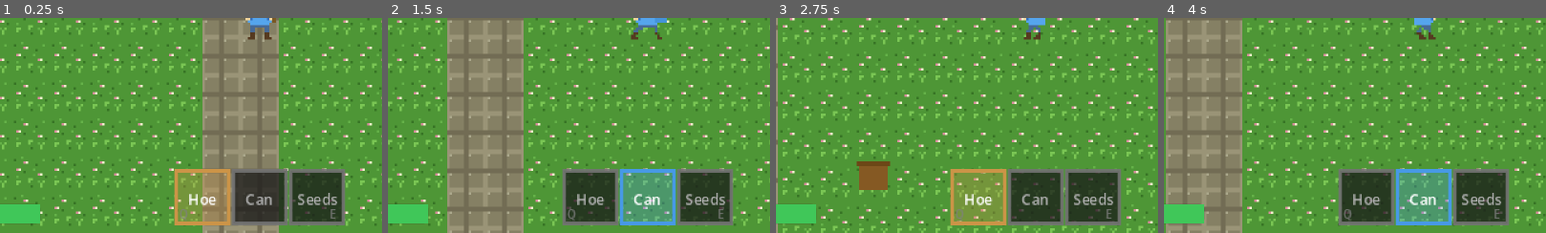
Above: before the commit, frames 1-4 (left to right).
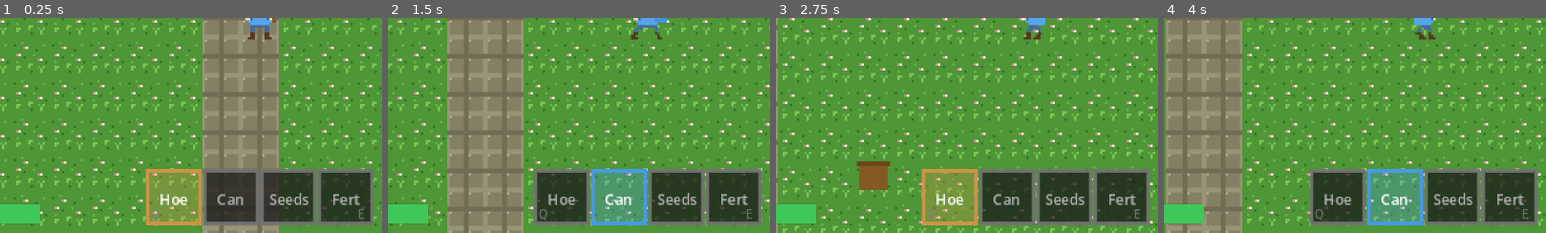
Above: after the commit, the same moments.

Repository: vito-mish/the-merry-fields
Game: Godot game, scene res://scenes/maps/farm.tscn
Two runs of this game, one before a commit and one after it. Both use one fixed random seed, a clock stepped at 60 frames per second and the inputs below.
Inputs:
- Up to frame 1 (0.25 s): no input
- Up to frame 2 (1.5 s): tap Enter at 0.5 s; hold D (move_right) 0.53-1.28 s; hold Z (action) 0.53-1.28 s; hold S (move_down) from 1.28 s (still down); tap E (tool_next) at 1.35 s
- Up to frame 3 (2.75 s): release S (move_down) at 2.03 s; hold D (move_right) from 2.03 s (still down); tap Q (tool_prev) at 2.1 s
- Up to frame 4 (4 s): release D (move_right) at 2.78 s; hold W (move_up) 2.78-3.53 s; tap Z (action) at 2.85 s; hold A (move_left) from 3.53 s (still down); tap E (tool_next) at 3.6 s
The pictures show only the part of the screen within x 16-66%, y 50-100%; the shares and areas given below are measured in that part.

The runs differ from the first frame. In frame 1, 8.9% of the frame differs, in the area x 38-98%, y 70-97%; in frame 2, 10%; in frame 3, 8.9%; in frame 4, 10%.

Commit message:
feat: S04-T04 施肥系統 + 雨雪自動澆水 + 收成保留土壤
- 新增肥料工具（體力 -3）：翻土/澆水/種植格皆可施肥，每格限一次
- 施肥視覺：整格半透明棕色疊層 + 5 個肥料顆粒小點
- 施肥後收成品質升為 good，多次收成後施肥效果重置
- 雨天/雪天翻土直接變澆水狀態
- 換日時若為雨/雪天，所有翻土格與種植格自動澆水
- 收成後土壤保留翻土/澆水狀態，不退回原始泥土

Co-Authored-By: Claude Sonnet 4.6 <noreply@anthropic.com>

Diff:
--- a/scripts/characters/player.gd
+++ b/scripts/characters/player.gd
@@ -5,7 +5,7 @@
 
 # ── 工具 ─────────────────────────────────────────────────────────────────
 ## 可用工具清單
-const TOOLS : Array[String] = ["hoe", "watering_can", "seeds"]
+const TOOLS : Array[String] = ["hoe", "watering_can", "seeds", "fertilizer"]
 ## 目前選擇的工具索引
 var tool_index : int    = 0
 var current_tool: String:
@@ -85,6 +85,13 @@
 			if state == "tilled" or state == "watered":
 				if consume_stamina(cost):
 					farm_grid.plant(tile_pos, seed_crop_id)
+
+		"fertilizer":
+			var state : String = farm_grid.get_tile_state(tile_pos)
+			if state == "tilled" or state == "watered" or state == "planted":
+				if not farm_grid.is_fertilized(tile_pos):
+					if consume_stamina(cost):
+						farm_grid.fertilize(tile_pos)
 
 	# 成熟作物隨時可收成（不限工具）
 	if farm_grid.is_mature(tile_pos):
--- a/scripts/config/game_config.gd
+++ b/scripts/config/game_config.gd
@@ -20,6 +20,7 @@
 	"hoe": 4.0,
 	"watering_can": 2.0,
 	"seeds": 1.0,
+	"fertilizer": 3.0,
 }
 
 # ── 懲罰 ─────────────────────────────────────────────────────────────────
--- a/scripts/farm/farm_grid.gd
+++ b/scripts/farm/farm_grid.gd
@@ -1,5 +1,5 @@
-## FarmGrid — 農地 Tile 狀態管理 (S04-T01~T08)
-## 掛在 Farm 場景下，管理每塊農地的翻土/澆水/播種/生長/收成
+## FarmGrid — 農地 Tile 狀態管理 (S04-T01~T08, T04)
+## 掛在 Farm 場景下，管理每塊農地的翻土/澆水/播種/施肥/生長/收成
 extends Node
 
 # ── 常數 ─────────────────────────────────────────────────────────────────
@@ -29,6 +29,10 @@
 # key: Vector2i, value: Node2D
 var _crop_nodes: Dictionary = {}
 
+# 施肥視覺節點
+# key: Vector2i, value: Node2D
+var _fertilized_nodes: Dictionary = {}
+
 @onready var _tile_map : TileMap = get_parent().get_node("TileMap")
 @onready var _ysort    : Node2D  = get_parent().get_node("YSort")
 
@@ -44,15 +48,20 @@
 
 # ── 公開 API ─────────────────────────────────────────────────────────────
 
-## 翻土（鋤頭）：DIRT → TILLED
+## 翻土（鋤頭）：DIRT → TILLED（雨天直接 WATERED）
 func till(tile_pos: Vector2i) -> bool:
 	if not _is_farmable(tile_pos):
 		return false
 	var atlas := _tile_map.get_cell_atlas_coords(LAYER, tile_pos)
 	if atlas != T_DIRT:
 		return false
-	_tile_map.set_cell(LAYER, tile_pos, SOURCE_ID, T_TILLED)
-	_tiles[tile_pos] = { "state": "tilled", "watered_today": false }
+	if WeatherManager.is_raining() or WeatherManager.is_snowing():
+		# 雨天/雪天翻土：直接變澆水狀態（S04-T10 部分實作）
+		_tile_map.set_cell(LAYER, tile_pos, SOURCE_ID, T_WATERED)
+		_tiles[tile_pos] = { "state": "watered", "watered_today": true }
+	else:
+		_tile_map.set_cell(LAYER, tile_pos, SOURCE_ID, T_TILLED)
+		_tiles[tile_pos] = { "state": "tilled", "watered_today": false }
 	return true
 
 
@@ -74,6 +83,28 @@
 	return false
 
 
+## 施肥（肥料）：在 TILLED / WATERED / PLANTED 格施肥，每格只能施一次
+func fertilize(tile_pos: Vector2i) -> bool:
+	if not _tiles.has(tile_pos):
+		return false
+	var t : Dictionary = _tiles[tile_pos]
+	var state : String = t["state"]
+	if state != "tilled" and state != "watered" and state != "planted":
+		return false
+	if t.get("fertilized", false):
+		return false   # 已施過肥，不重複
+	t["fertilized"] = true
+	_spawn_fertilized_visual(tile_pos)
+	return true
+
+
+## 查詢某格是否已施肥
+func is_fertilized(tile_pos: Vector2i) -> bool:
+	if not _tiles.has(tile_pos):
+		return false
+	return _tiles[tile_pos].get("fertilized", false)
+
+
 ## 播種：TILLED / WATERED → PLANTED
 func plant(tile_pos: Vector2i, crop_id: String) -> bool:
 	if not _crop_db.has(crop_id):
@@ -119,14 +150,23 @@
 		t["growth_stage"] = 0
 		t["day_planted"]  = TimeManager.day
 		t["days_watered"] = 0
+		# 多次收成後施肥效果消失（下次需重新施肥）
+		t["fertilized"] = false
+		_clear_fertilized_visual(tile_pos)
 		_update_crop_visual(tile_pos)
 	else:
-		# 清除
-		_tiles.erase(tile_pos)
+		# 移除作物，土壤保留翻土/澆水狀態（不退回原始泥土）
+		_clear_fertilized_visual(tile_pos)
 		if _crop_nodes.has(tile_pos):
 			_crop_nodes[tile_pos].queue_free()
 			_crop_nodes.erase(tile_pos)
-		_tile_map.set_cell(LAYER, tile_pos, SOURCE_ID, T_DIRT)
+		var was_watered : bool = t.get("watered_today", false)
+		if was_watered:
+			_tiles[tile_pos] = { "state": "watered", "watered_today": true }
+			_tile_map.set_cell(LAYER, tile_pos, SOURCE_ID, T_WATERED)
+		else:
+			_tiles[tile_pos] = { "state": "tilled", "watered_today": false }
+			_tile_map.set_cell(LAYER, tile_pos, SOURCE_ID, T_TILLED)
 	return true
 
 
@@ -196,6 +236,20 @@
 	for pos in to_kill:
 		_kill_crop(pos)
 
+	# 雨天 / 雪天：新的一天開始自動澆水所有耕地（S04-T10）
+	if WeatherManager.is_raining() or WeatherManager.is_snowing():
+		for pos : Vector2i in _tiles.keys():
+			var t : Dictionary = _tiles[pos]
+			if t["state"] == "tilled":
+				t["state"] = "watered"
+				t["watered_today"] = true
+				_tile_map.set_cell(LAYER, pos, SOURCE_ID, T_WATERED)
+			elif t["state"] == "planted":
+				var data : Dictionary = _crop_db[t["crop_id"]]
+				if t["growth_stage"] < _total_stages(data):
+					t["watered_today"] = true
+					_tile_map.set_cell(LAYER, pos, SOURCE_ID, T_WATERED)
+
 
 # ── 視覺 ─────────────────────────────────────────────────────────────────
 
@@ -271,7 +325,47 @@
 	return arr
 
 
+## 施肥視覺：整格半透明棕色疊層 + 散布的肥料顆粒小點
+func _spawn_fertilized_visual(tile_pos: Vector2i) -> void:
+	_clear_fertilized_visual(tile_pos)
+	var node := Node2D.new()
+	# tile 左上角為原點，整格 16×16
+	node.position = Vector2(tile_pos.x * 16, tile_pos.y * 16)
+	node.z_index  = 0   # 在 tile 上方，作物下方
+
+	# 半透明棕色疊層（覆蓋整格，讓耕地顏色有變化）
+	var overlay    := Polygon2D.new()
+	overlay.color   = Color(0.48, 0.30, 0.08, 0.40)
+	overlay.polygon = PackedVector2Array([
+		Vector2(0, 0), Vector2(16, 0),
+		Vector2(16, 16), Vector2(0, 16)
+	])
+	node.add_child(overlay)
+
+	# 散布 5 個深棕色小顆粒，代表肥料
+	var grain_positions : Array[Vector2] = [
+		Vector2(3, 4), Vector2(10, 3), Vector2(6, 9),
+		Vector2(13, 7), Vector2(4, 13),
+	]
+	for gp : Vector2 in grain_positions:
+		var grain   := Polygon2D.new()
+		grain.color  = Color(0.35, 0.20, 0.05, 0.85)
+		grain.polygon = _circle(1.2, 6)
+		grain.position = gp
+		node.add_child(grain)
+
+	_ysort.add_child(node)
+	_fertilized_nodes[tile_pos] = node
+
+
+func _clear_fertilized_visual(tile_pos: Vector2i) -> void:
+	if _fertilized_nodes.has(tile_pos):
+		_fertilized_nodes[tile_pos].queue_free()
+		_fertilized_nodes.erase(tile_pos)
+
+
 func _kill_crop(tile_pos: Vector2i) -> void:
+	_clear_fertilized_visual(tile_pos)
 	_tiles.erase(tile_pos)
 	if _crop_nodes.has(tile_pos):
 		_crop_nodes[tile_pos].queue_free()
@@ -291,8 +385,10 @@
 	return clampi(days, 0, total)
 
 
-func _calc_quality(_t: Dictionary) -> String:
-	# 未來可依澆水天數、施肥決定品質（S04-T11）
+func _calc_quality(t: Dictionary) -> String:
+	# 施肥可提升品質（S04-T04）；完整品質計算見 S04-T11
+	if t.get("fertilized", false):
+		return "good"
 	return "normal"
 
 
--- a/scripts/managers/locale_manager.gd
+++ b/scripts/managers/locale_manager.gd
@@ -26,6 +26,7 @@
 	"TOOL_HOE":           "鋤頭",
 	"TOOL_WATERING_CAN":  "水壺",
 	"TOOL_SEEDS":         "種子",
+	"TOOL_FERTILIZER":    "肥料",
 	# 時段
 	"PERIOD_MIDNIGHT":    "深夜",
 	"PERIOD_MORNING":     "早晨",
@@ -61,6 +62,7 @@
 	"TOOL_HOE":           "Hoe",
 	"TOOL_WATERING_CAN":  "Can",
 	"TOOL_SEEDS":         "Seeds",
+	"TOOL_FERTILIZER":    "Fert",
 	# Time of day
 	"PERIOD_MIDNIGHT":    "Midnight",
 	"PERIOD_MORNING":     "Morning",
--- a/scripts/ui/toolbar.gd
+++ b/scripts/ui/toolbar.gd
@@ -2,16 +2,18 @@
 ## 顯示三個工具格，當前選中的格子高亮
 extends Control
 
-const TOOLS       : Array[String] = ["hoe", "watering_can", "seeds"]
+const TOOLS       : Array[String] = ["hoe", "watering_can", "seeds", "fertilizer"]
 const TOOL_TR_KEYS : Dictionary   = {
 	"hoe":          "TOOL_HOE",
 	"watering_can": "TOOL_WATERING_CAN",
 	"seeds":        "TOOL_SEEDS",
+	"fertilizer":   "TOOL_FERTILIZER",
 }
 const TOOL_COLORS : Dictionary    = {
 	"hoe":          Color(0.80, 0.58, 0.28, 1.0),
 	"watering_can": Color(0.28, 0.60, 0.90, 1.0),
 	"seeds":        Color(0.35, 0.78, 0.32, 1.0),
+	"fertilizer":   Color(0.72, 0.50, 0.18, 1.0),
 }
 
 const SLOT_W   := 22
